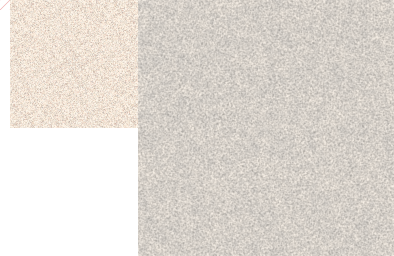
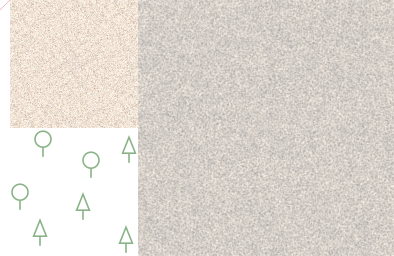
Layer changes from the first 394 x 256 image to the second:
added layer "tree_pattern" above "dash_pattern" over (11, 130, 137, 253)
